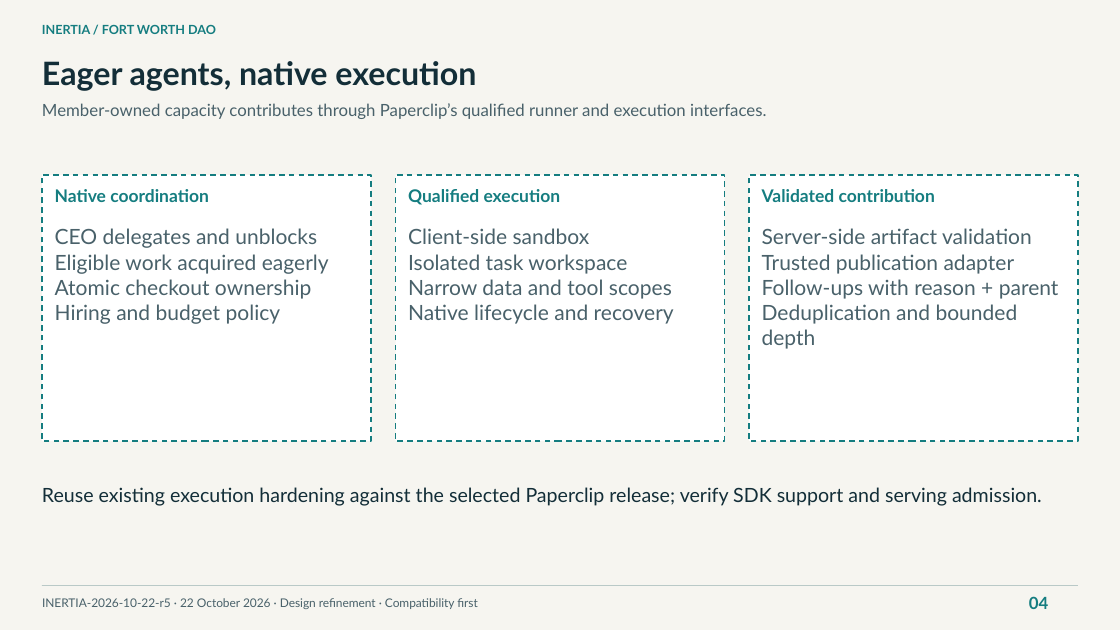
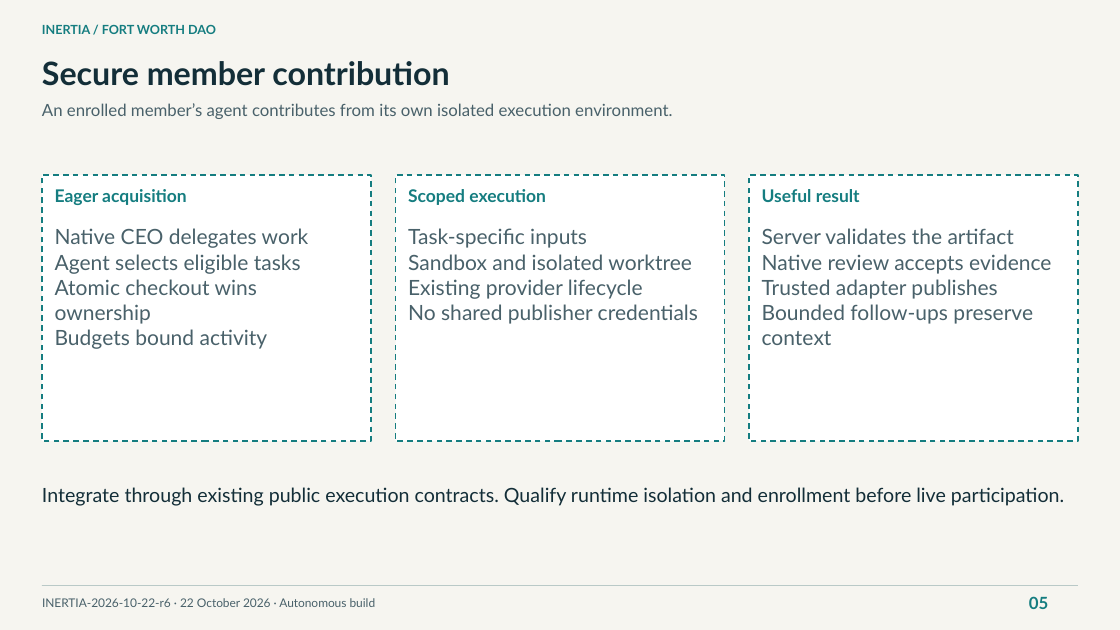
Before and after one commit to NetRxn/Inertia, a slide deck: slide 5 of Inertia-Architecture.pptx (slide 4 before the commit). Drawn at 1120x630 pixels with LibreOffice and Linux fonts; fonts in the diff are those of the drawing. Boxes give left, top, right and bottom in pixels: in the first picture for what was removed or moved away, otherwise in the second. Text is boxed around its words. In the diff, an @@ line names an element or a change of style, - is before the commit and + after.

Commit message:
docs: synchronize r6 implementation evidence and delivery artifacts

```diff
--- a/Inertia-Architecture.pptx
+++ b/Inertia-Architecture.pptx
@@ text at box(42, 61, 449, 86): text changed @@
-Eager agents, native execution
+Secure member contribution
@@ text at box(42, 103, 672, 119): text changed @@
-Member-owned capacity contributes through Paperclip’s qualified runner and execution interfaces.
+An enrolled member’s agent contributes from its own isolated execution environment.
@@ text at box(55, 189, 187, 205): text changed @@
-Native coordination
+Eager acquisition
@@ text at box(408, 189, 546, 205): text changed @@
-Qualified execution
+Scoped execution
@@ text at box(762, 189, 860, 202): text changed @@
-Validated contribution
+Useful result
@@ text at box(55, 228, 309, 349): text changed @@
-CEO delegates and unblocks
-Eligible work acquired eagerly
-Atomic checkout ownership
-Hiring and budget policy
+Native CEO delegates work
+Agent selects eligible tasks
+Atomic checkout wins ownership
+Budgets bound activity
@@ text at box(408, 228, 698, 324): text changed @@
-Client-side sandbox
-Isolated task workspace
-Narrow data and tool scopes
-Native lifecycle and recovery
+Task-specific inputs
+Sandbox and isolated worktree
+Existing provider lifecycle
+No shared publisher credentials
@@ text at box(762, 228, 1051, 345): text changed @@
-Server-side artifact validation
-Trusted publication adapter
-Follow-ups with reason + parent
-Deduplication and bounded depth
+Server validates the artifact
+Native review accepts evidence
+Trusted adapter publishes
+Bounded follow-ups preserve context
@@ text at box(42, 487, 1064, 506): text changed @@
-Reuse existing execution hardening against the selected Paperclip release; verify SDK support and serving admission.
+Integrate through existing public execution contracts. Qualify runtime isolation and enrollment before live participation.
@@ text at box(42, 598, 376, 607): text changed @@
-INERTIA-2026-10-22-r5 · 22 October 2026 · Design refinement · Compatibility first
+INERTIA-2026-10-22-r6 · 22 October 2026 · Autonomous build
@@ text at box(1029, 596, 1048, 609): text changed @@
-04
+05
```
Also in this commit, not shown: 5 other slides changed, 2 slides added, 1 slide removed, 4 other files.
